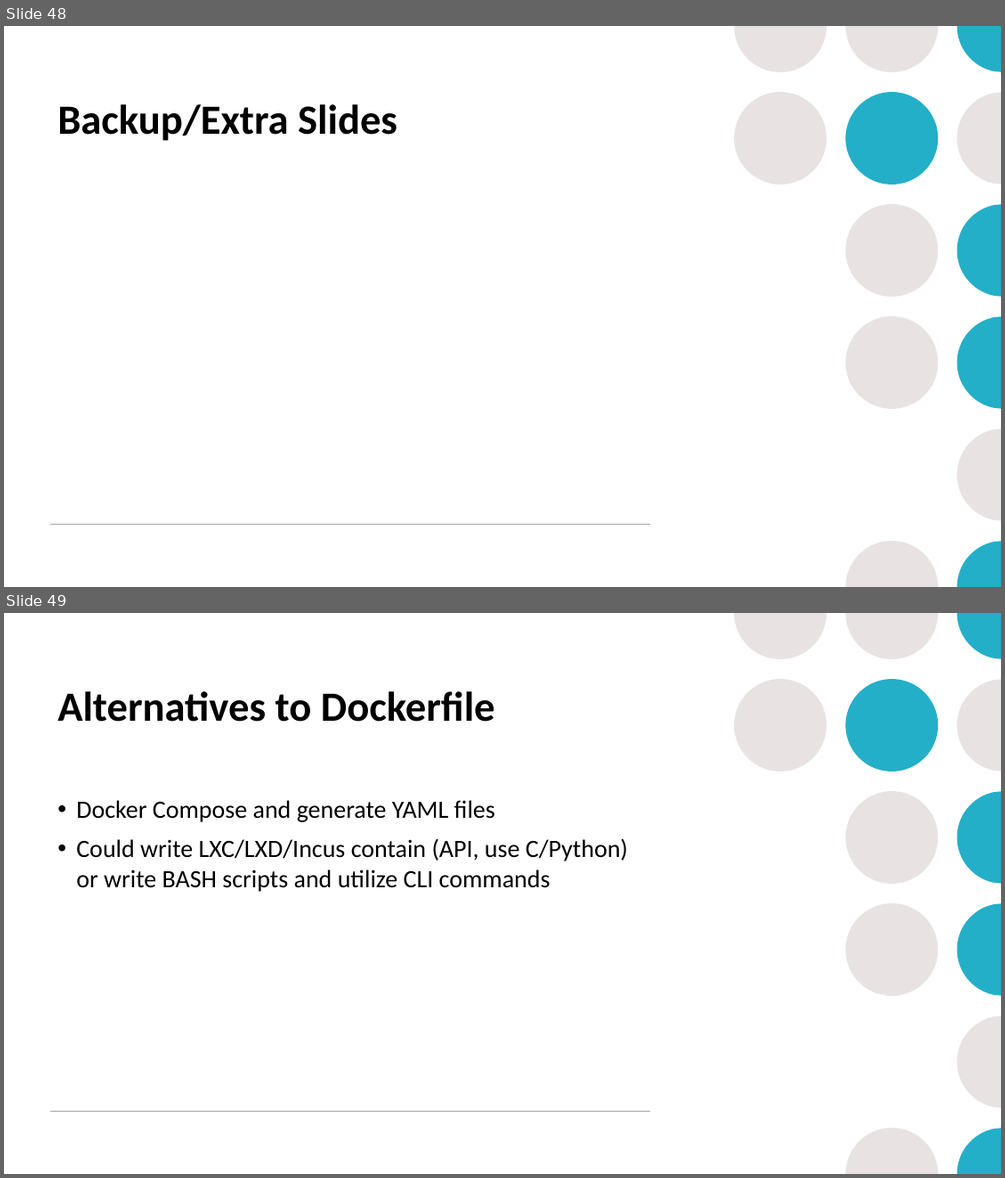
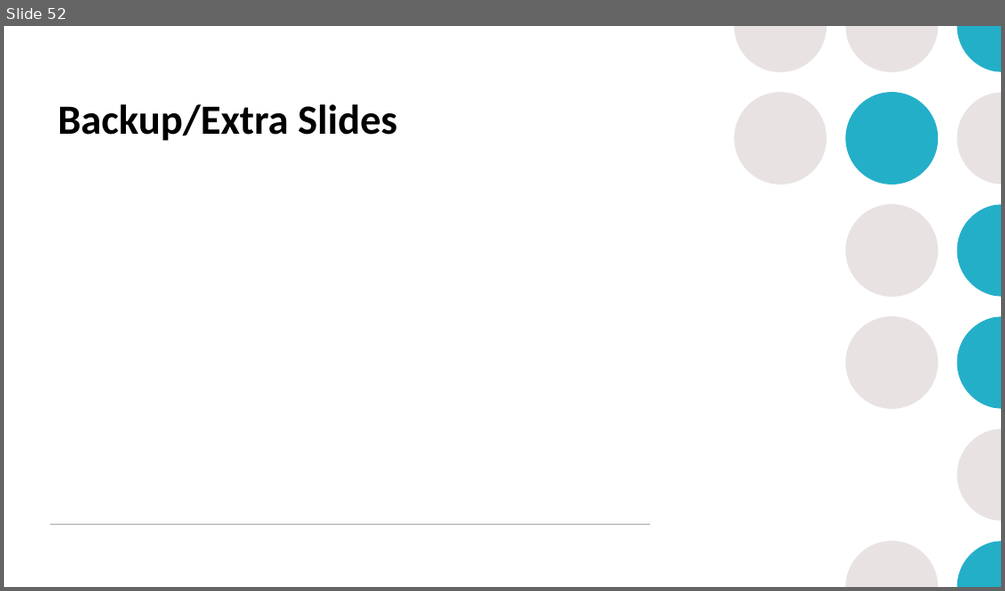
Before and after one commit to mrobbeloth/Lectures, a slide deck: Minecraft/Learning DevOps Through Minecraft.pptx. Shown one above the other, each under a label of ours: slides 48 and 49 before the commit, slide 52 after it. The pictures are 1005x1178 and 1005x591 pixels, drawn with LibreOffice and Linux fonts; fonts in the diff are those of the drawing. Boxes give left, top, right and bottom in pixels: in the first picture for what was removed or moved away, otherwise in the second. Text is boxed around its words. In the diff, an @@ line names an element or a change of style, - is before the commit and + after.

```diff
--- a/Minecraft/Learning DevOps Through Minecraft.pptx
+++ b/Minecraft/Learning DevOps Through Minecraft.pptx
@@ slide 49 removed at (x1=4, y1=613, x2=1001, y2=1174), background #FFFFFF; not listed: 14 template elements that a slide beside it also shows @@
@@ title removed at (x1=57, y1=691, x2=495, y2=722) @@
-Alternatives to Dockerfile
@@ text removed at (x1=76, y1=800, x2=628, y2=892) @@
-• Docker Compose and generate YAML files
-• Could write LXC/LXD/Incus contain (API, use C/Python) or write BASH scripts and utilize CLI commands
@@ what was slide 48 is now slide 52 @@
```
Also in this commit, not shown: 4 slides changed, 5 slides added, 1 other slide removed.
